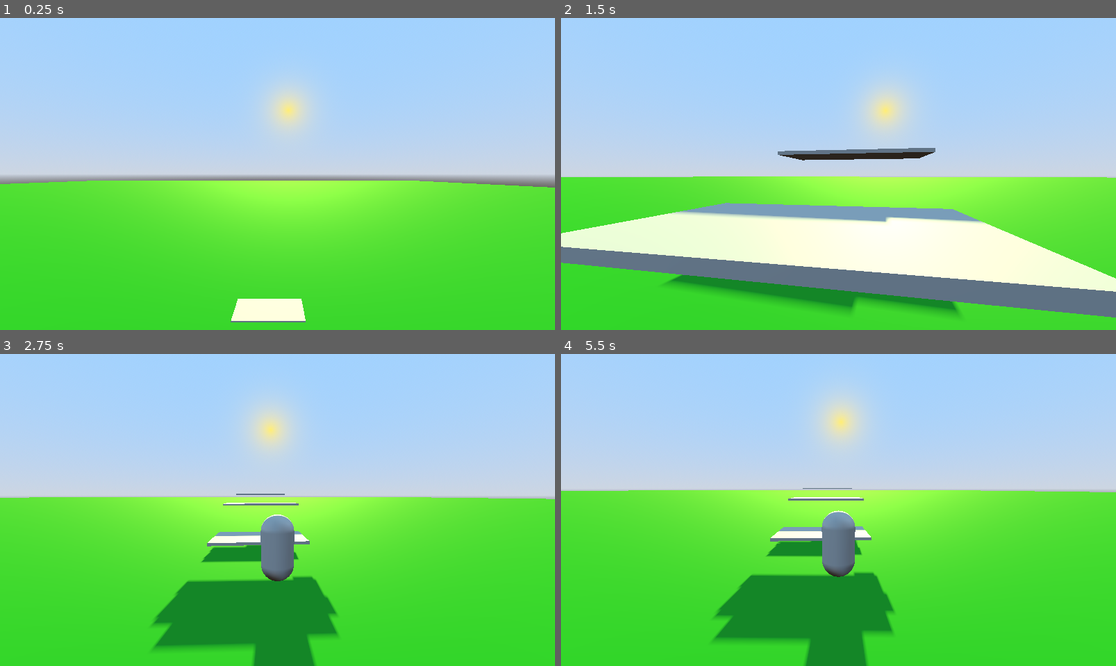
Above: before the commit, frames 1-4 (two rows, left to right).
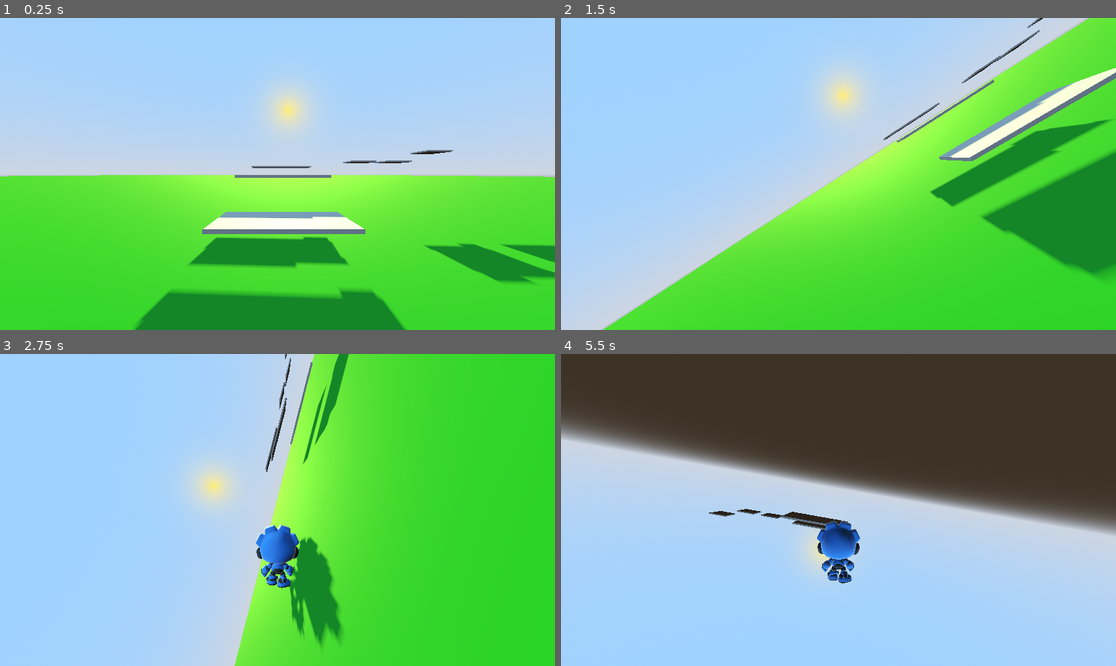
Above: after the commit, the same moments.

Repository: TrevorBeed/Game-Design-II
Game: Godot game, scene res://scene_3.tscn
Two runs of this game, one before a commit and one after it. Both use one fixed random seed, a clock stepped at 60 frames per second and the inputs below. The project has no main scene, so this scene is started directly.
Inputs (mouse positions are in pixels of both pictures, inside the frame that each line leads up to):
- Up to frame 1 (0.25 s): no input
- Up to frame 2 (1.5 s): tap Enter (ui_accept) at 0.5, 0.77 s; move the mouse to (866, 174) at 0.52 s; hold Home (rot_up, bound only after the commit) from 0.53 s (still down); tap V (change_camera) at 0.6, 1.35 s; move the mouse to (810, 174) at 1.27 s
- Up to frame 3 (2.75 s): keep holding Home (rot_up, bound only after the commit); tap Enter (ui_accept) at 1.52 s; move the mouse to (288, 503) at 2.02 s; tap V (change_camera) at 2.1 s
- Up to frame 4 (5.5 s): keep holding Home (rot_up, bound only after the commit); move the mouse to (832, 516) at 2.77 s; tap V (change_camera) every 0.75 s from 2.85 to 5.1 s; tap Enter (ui_accept) at 3.02, 3.77, 4.52 s; move the mouse to (877, 513) at 3.52 s; move the mouse to (794, 506) at 4.27 s; move the mouse to (844, 510) at 5.02 s

The runs differ from the first frame. In frame 1, 13% of the frame differs, in the area x 0-100%, y 42-100%; in frame 2, 63%; in frame 3, 64%; in frame 4, 96%, in the area x 0-100%, y 0-100%.

Commit message:
3D Model

Diff:
--- a/Player3D.gd
+++ b/Player3D.gd
@@ -11,6 +11,10 @@
 @onready var camera_arm = $SpringArm3D
 @onready var camera_pos = camera.position
 var first_person = true
+
+@onready var model = $gobot
+@onready var animator = $gobot/AnimationPlayer
+
 
 func _physics_process(delta):
 	# Add the gravity.
@@ -26,9 +30,11 @@
 	var input_dir = Input.get_vector("ui_left", "ui_right", "ui_up", "ui_down")
 	var direction = (transform.basis * Vector3(input_dir.x, 0, input_dir.y)).normalized()
 	if direction:
+		animator.play("Walk")
 		velocity.x = direction.x * SPEED
 		velocity.z = direction.z * SPEED
 	else:
+		animator.play("Idle")
 		velocity.x = move_toward(velocity.x, 0, SPEED)
 		velocity.z = move_toward(velocity.z, 0, SPEED)
 
@@ -42,22 +48,31 @@
 	if Input.is_action_just_pressed("change_camera"):
 		toggle_camera_parent() #V
 
+	var rotate_dir = Input.get_vector("rot_left", "rot_right", "rot_up", "rot_down").normalized()
+	if rotate_dir:
+		self.rotation.x += rotate_dir.x / 100.0
+		self.rotation.z += rotate_dir.y / 100.0
+
 	move_and_slide()
 
 func toggle_camera_parent():
 	var parent = "Head"
 	if first_person:
 		parent = "SpringArm3D"
+		model.visible = true
 	var child = camera
 	child.get_parent().remove_child(child)
 	get_node(parent).add_child(child)
 	camera = child
 	if not first_person:
 		camera.position = camera_pos
+		model.visible = false
 	first_person = not first_person
 
 func _ready():
 	Input.set_mouse_mode(Input.MOUSE_MODE_CAPTURED)
+	model.visible = false
+
 func _unhandled_input(event):
 	if event is InputEventMouseMotion and Input.get_mouse_mode() == Input.MOUSE_MODE_CAPTURED:
 		if first_person:
--- a/project.godot
+++ b/project.godot
@@ -53,6 +53,26 @@
 "events": [Object(InputEventKey,"resource_local_to_scene":false,"resource_name":"","device":-1,"window_id":0,"alt_pressed":false,"shift_pressed":false,"ctrl_pressed":false,"meta_pressed":false,"pressed":false,"keycode":0,"physical_keycode":86,"key_label":0,"unicode":118,"echo":false,"script":null)
 ]
 }
+rot_up={
+"deadzone": 0.5,
+"events": [Object(InputEventKey,"resource_local_to_scene":false,"resource_name":"","device":-1,"window_id":0,"alt_pressed":false,"shift_pressed":false,"ctrl_pressed":false,"meta_pressed":false,"pressed":false,"keycode":0,"physical_keycode":4194317,"key_label":0,"unicode":0,"echo":false,"script":null)
+]
+}
+rot_down={
+"deadzone": 0.5,
+"events": [Object(InputEventKey,"resource_local_to_scene":false,"resource_name":"","device":-1,"window_id":0,"alt_pressed":false,"shift_pressed":false,"ctrl_pressed":false,"meta_pressed":false,"pressed":false,"keycode":0,"physical_keycode":4194318,"key_label":0,"unicode":0,"echo":false,"script":null)
+]
+}
+rot_left={
+"deadzone": 0.5,
+"events": [Object(InputEventKey,"resource_local_to_scene":false,"resource_name":"","device":-1,"window_id":0,"alt_pressed":false,"shift_pressed":false,"ctrl_pressed":false,"meta_pressed":false,"pressed":false,"keycode":0,"physical_keycode":4194323,"key_label":0,"unicode":0,"echo":false,"script":null)
+]
+}
+rot_right={
+"deadzone": 0.5,
+"events": [Object(InputEventKey,"resource_local_to_scene":false,"resource_name":"","device":-1,"window_id":0,"alt_pressed":false,"shift_pressed":false,"ctrl_pressed":false,"meta_pressed":false,"pressed":false,"keycode":0,"physical_keycode":4194324,"key_label":0,"unicode":0,"echo":false,"script":null)
+]
+}
 
 [rendering]
 
--- a/scene_3.tscn
+++ b/scene_3.tscn
@@ -1,6 +1,7 @@
-[gd_scene load_steps=9 format=3 uid="uid://bq4q27bho6na6"]
+[gd_scene load_steps=10 format=3 uid="uid://bq4q27bho6na6"]
 
 [ext_resource type="Script" path="res://Player3D.gd" id="1_blf5g"]
+[ext_resource type="PackedScene" uid="uid://dfb5ebhhi6b8m" path="res://models/gobot.glb" id="2_e220j"]
 
 [sub_resource type="ProceduralSkyMaterial" id="ProceduralSkyMaterial_g6u5d"]
 sky_top_color = Color(0.490196, 0.698039, 1, 1)
@@ -54,12 +55,27 @@
 size = Vector3(3.90941, 0.0958913, 1.83938)
 
 [node name="CSGBox3D3" type="CSGBox3D" parent="."]
-transform = Transform3D(1, 0, 0, 0, 1, 0, 0, 0, 1, 36.3351, -551.403, 66.3273)
+transform = Transform3D(1, 0, 0, 0, 1, 0, 0, 0, 1, 36.3351, -551.403, 66.973)
 use_collision = true
 size = Vector3(3.90941, 0.0958913, 1.83938)
 
+[node name="CSGBox3D4" type="CSGBox3D" parent="."]
+transform = Transform3D(1, 0, 0, 0, 1, 0, 0, 0, 1, 42.0209, -551.015, 66.4326)
+use_collision = true
+size = Vector3(1.67435, 0.0958913, 1.83938)
+
+[node name="CSGBox3D5" type="CSGBox3D" parent="."]
+transform = Transform3D(1, 0, 0, 0, 1, 0, 0, 0, 1, 44.4385, -551.015, 66.4326)
+use_collision = true
+size = Vector3(1.67435, 0.0958913, 1.83938)
+
+[node name="CSGBox3D6" type="CSGBox3D" parent="."]
+transform = Transform3D(1, 0, 0, 0, 1, 0, 0, 0, 1, 47.2059, -550.304, 66.4326)
+use_collision = true
+size = Vector3(1.67435, 0.0958913, 1.83938)
+
 [node name="Player3D" type="CharacterBody3D" parent="."]
-transform = Transform3D(1, 0, 0, 0, 1, 0, 0, 0, 1, 36.7783, -537.008, 77.4553)
+transform = Transform3D(1, 0, 0, 0, 1, 0, 0, 0, 1, 36.0658, -545.213, 80.779)
 script = ExtResource("1_blf5g")
 
 [node name="Head" type="Node3D" parent="Player3D"]
@@ -70,6 +86,7 @@
 
 [node name="MeshInstance3D" type="MeshInstance3D" parent="Player3D"]
 transform = Transform3D(1, 0, 0, 0, 1, 0, 0, 0, 1, 0, -6.83093, 0)
+visible = false
 mesh = SubResource("CapsuleMesh_jnboy")
 skeleton = NodePath("../..")
 
@@ -78,5 +95,8 @@
 shape = SubResource("CapsuleShape3D_jn44d")
 
 [node name="SpringArm3D" type="SpringArm3D" parent="Player3D"]
-transform = Transform3D(1, 0, 0, 0, 0.994522, 0.104528, 0, -0.104528, 0.994522, 0, -6, 0.071)
+transform = Transform3D(1, 0, 0, 0, 0.994522, 0.104528, 0, -0.104528, 0.994522, 0, -5.8183, 0.19923)
 spring_length = 6.0
+
+[node name="gobot" parent="Player3D" instance=ExtResource("2_e220j")]
+transform = Transform3D(-1.35, 0, -1.18021e-07, 0, 1.35, 0, 1.18021e-07, 0, -1.35, 0, -7.86642, -0.0172057)
Binary file added: models/gobot.glb
Not shown, added: models/gobot.glb.import
Binary file added: models/gobot_gobot_diffuse.png
Not shown, added: models/gobot_gobot_diffuse.png.import
Binary file added: models/gobot_gobot_normal.png
Not shown, added: models/gobot_gobot_normal.png.import
Binary file added: models/gobot_gobot_roughness.png
Not shown, added: models/gobot_gobot_roughness.png.import
